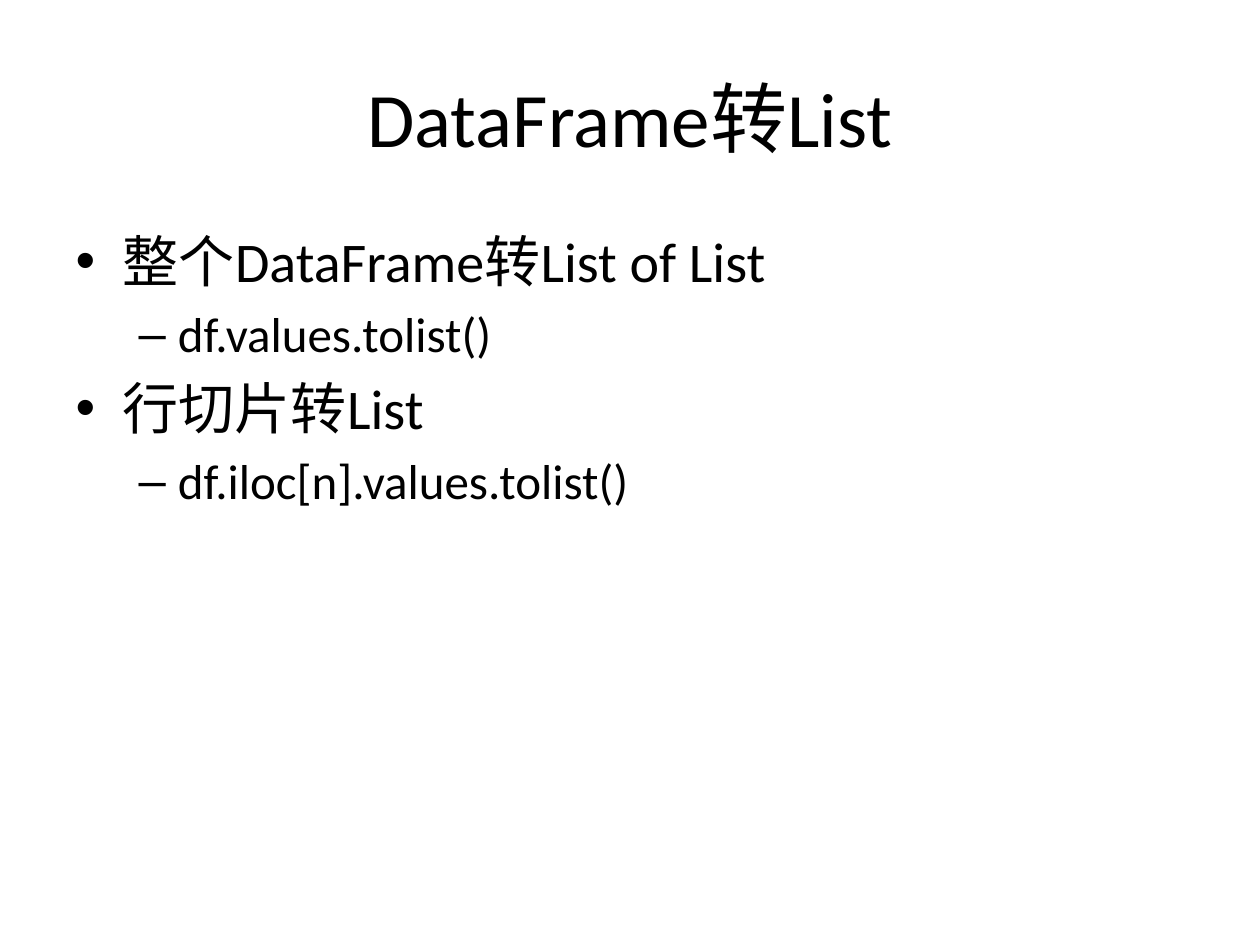
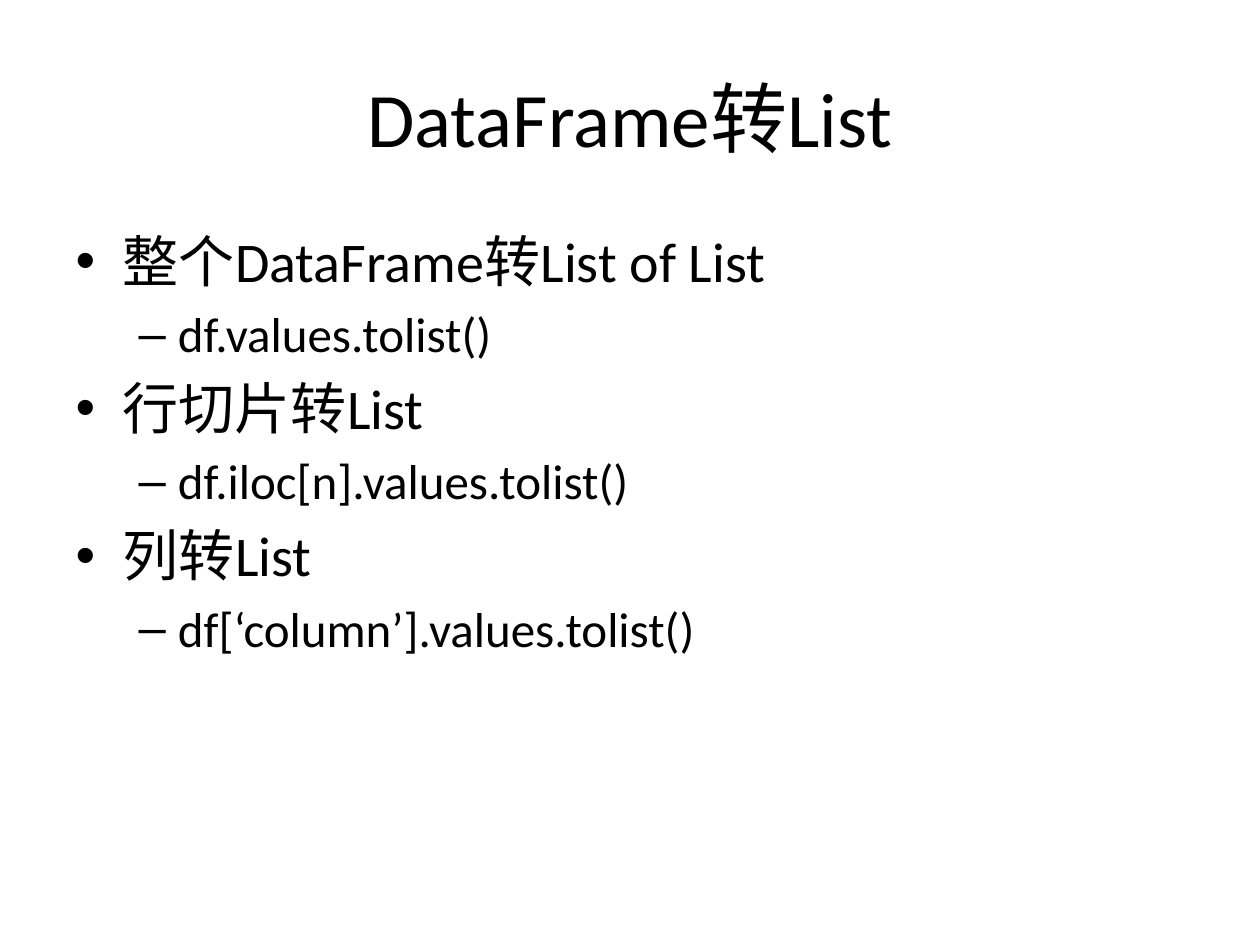
Before and after one commit to SleepySoft/SleepyMemo, a slide deck: slide 13 of Pandas_Cheat_Sheet.pptx. Drawn at 1260x945 pixels with LibreOffice and Linux fonts; fonts in the diff are those of the drawing. Boxes give left, top, right and bottom in pixels: in the first picture for what was removed or moved away, otherwise in the second. Text is boxed around its words. In the diff, an @@ line names an element or a change of style, - is before the commit and + after.

Commit message:
Update pandas cheatsheet

```diff
--- a/Pandas_Cheat_Sheet.pptx
+++ b/Pandas_Cheat_Sheet.pptx
@@ text at box(123, 529, 694, 654): paragraphs added @@
+• 列转List
+  – df[‘column’].values.tolist()
```
